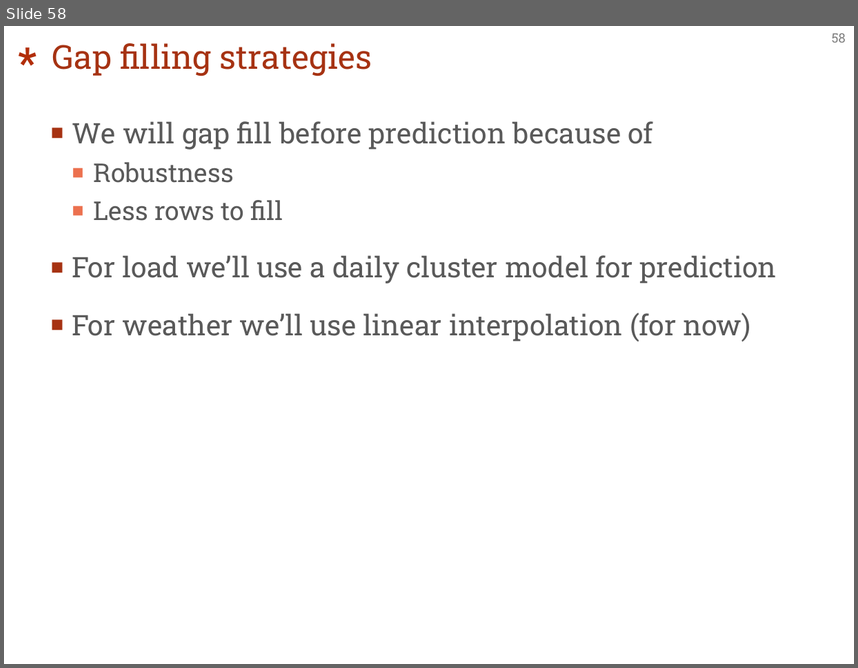
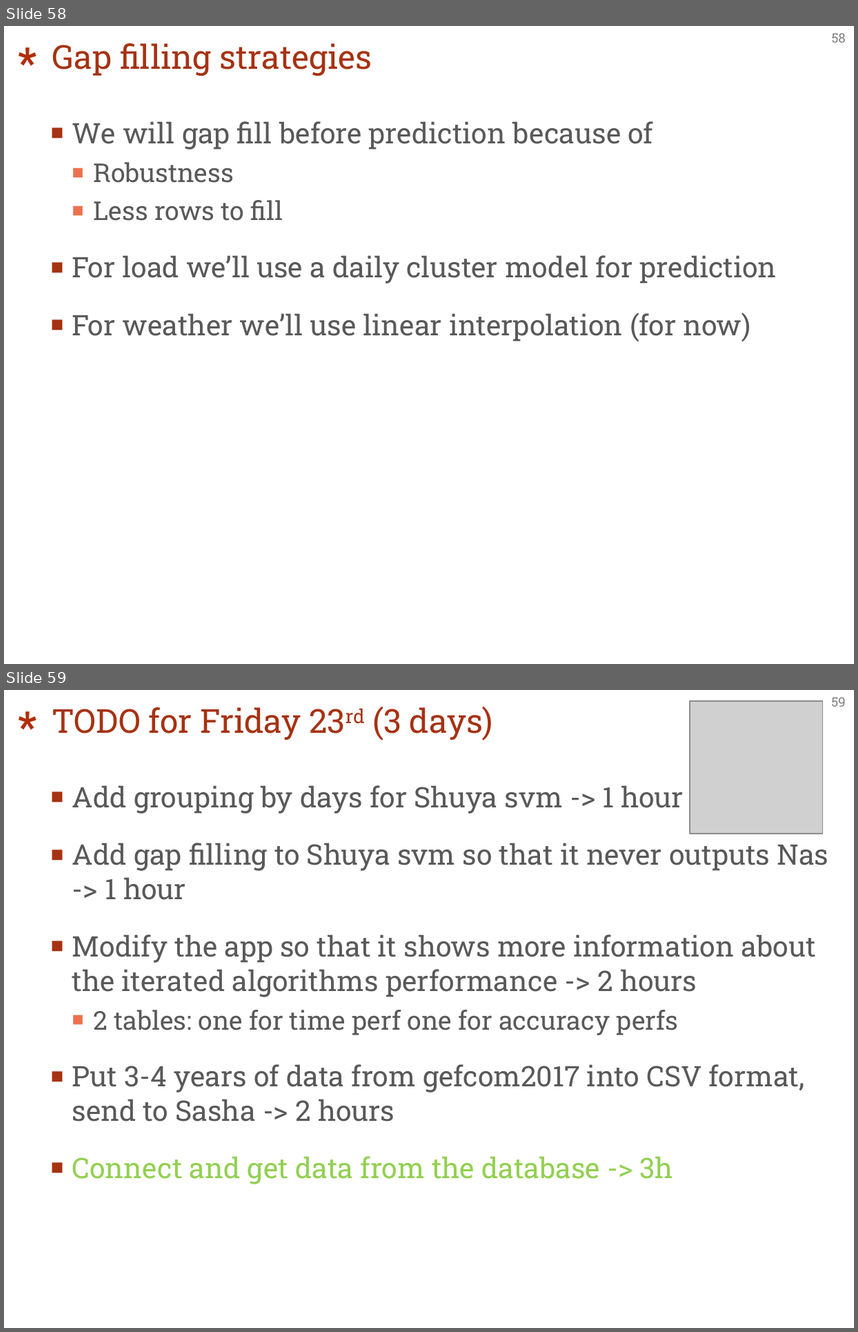
Before and after one commit to EBlonkowski/tshandy, a slide deck: architecture/architecture.pptx. Shown one above the other, each under a label of ours: slide 58 before the commit, slides 58 and 59 after it. The pictures are 858x668 and 858x1332 pixels, drawn with LibreOffice and Linux fonts; fonts in the diff are those of the drawing; grey boxes stand for pictures. Boxes give left, top, right and bottom in pixels: in the first picture for what was removed or moved away, otherwise in the second. Text is boxed around its words. In the diff, an @@ line names an element or a change of style, - is before the commit and + after.

Commit message:
More detailed algorithm metrics
Algorithm meta can now support a list of tables and a list of graphs for
algorithms that need to store and display more complex performance
metrics.

```diff
--- a/architecture/architecture.pptx
+++ b/architecture/architecture.pptx
@@ slide 59 added at box(4, 690, 854, 1328), background #FFFFFF; not listed: 2 template elements that a slide beside it also shows @@
@@ title added at box(52, 707, 493, 740), 28 pt, text #A63212 @@
+TODO for Friday 23rd (3 days)
@@ picture added at box(690, 701, 822, 834) @@
@@ text added at box(72, 785, 829, 1184), 24 pt, text #595959 @@
+■ Add grouping by days for Shuya svm -> 1 hour
+■ Add gap filling to Shuya svm so that it never outputs Nas -> 1 hour
+■ Modify the app so that it shows more information about the iterated algorithms performance -> 2 hours
+  ■ 2 tables: one for time perf one for accuracy perfs
+■ Put 3-4 years of data from gefcom2017 into CSV format, send to Sasha -> 2 hours
+■ Connect and get data from the database -> 3h
```
Also in this commit, not shown: 13 other slides added, 5 other files.
